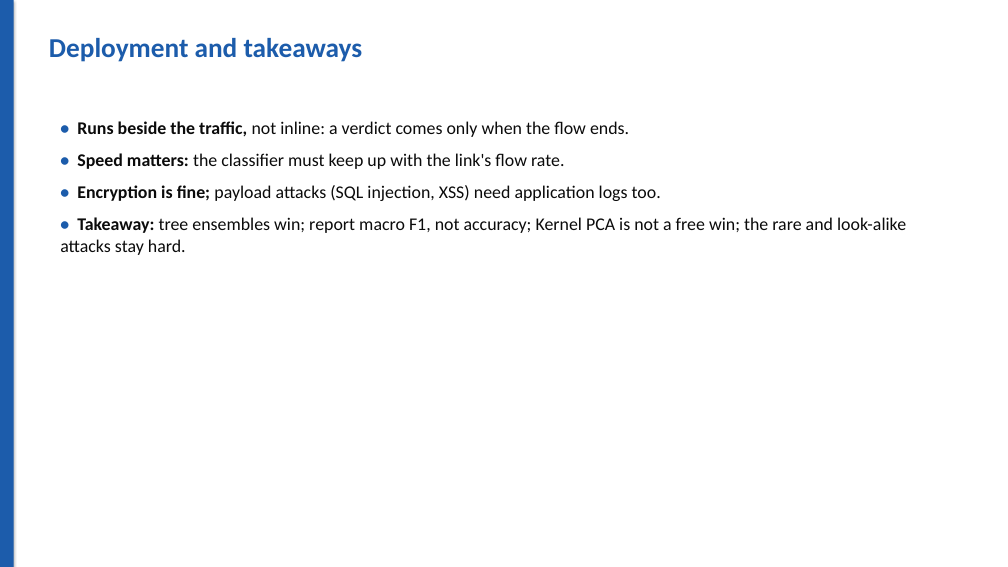
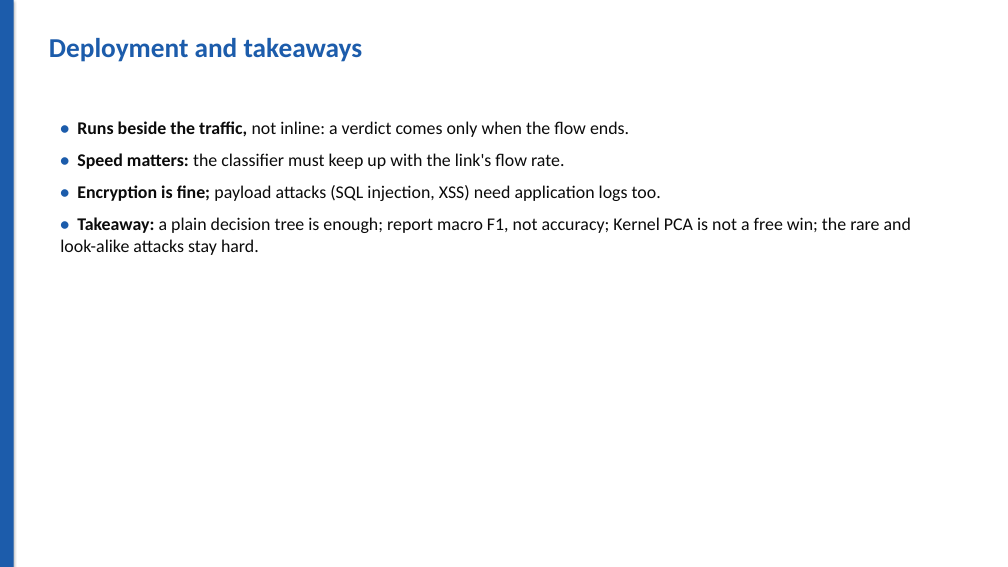
Before and after one commit to JONATHANJOHN95001/acn-network-intrusion-detection, a slide deck: slide 10 of results/ACN_IDS_Slides.pptx (slide 9 before the commit). Drawn at 1008x567 pixels with LibreOffice and Linux fonts; fonts in the diff are those of the drawing. Boxes give left, top, right and bottom in pixels: in the first picture for what was removed or moved away, otherwise in the second. Text is boxed around its words. In the diff, an @@ line names an element or a change of style, - is before the commit and + after.

Commit message:
Make the report and slides match what we actually measured
The write-up still carried claims from before the last two experiments:

- the abstract and conclusion credited Random Forest as the strongest model,
  but a plain decision tree scored higher (0.885 vs 0.870) and trains in a
  fraction of the time
- section 7 said the high scores "would not fully transfer" because of the
  shortcut features. We measured the dependence at 0.02 to 0.04 macro F1, so
  that sentence claimed more than the evidence supports; it now points at the
  measurement instead
- the slides said the duplicate rows "would otherwise leak across the split",
  implying inflation we did not find

Added section 9, "Testing two common assumptions", with both results in full,
and a slide covering them. Reporting that the assumptions did not hold is more
useful than repeating them.

Also fixed two real defects: the report looked for imbalance.csv and so missed
the sample run's imbalance_s400000.csv, which silently dropped section 8 and
figures 11 and 12; and the "figures embedded" count checked files on disk
rather than figures actually placed, so it reported 12 of 12 while two were
missing. It now counts what it places.

```diff
--- a/results/ACN_IDS_Slides.pptx
+++ b/results/ACN_IDS_Slides.pptx
@@ text at bbox=[60, 217, 911, 255]: text changed @@
-• Takeaway: tree ensembles win; report macro F1, not accuracy; Kernel PCA is not a free win; the rare and look-alike attacks stay hard.
+• Takeaway: a plain decision tree is enough; report macro F1, not accuracy; Kernel PCA is not a free win; the rare and look-alike attacks stay hard.
```
Also in this commit, not shown: 1 other slide changed, 1 slide added, 3 other files.
